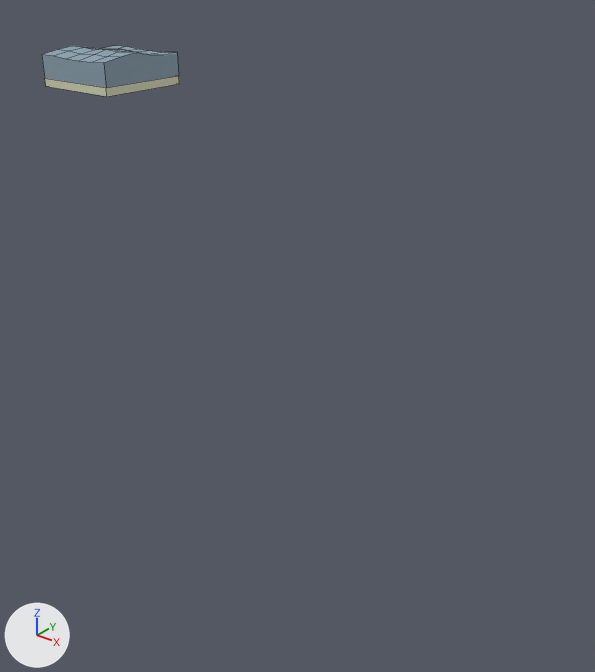
Two versions of the FBX model Assets/Models/Море темное.fbx, one commit apart.
Before and after are seen from a 50 mm lens placed at (0.0358, -0.0687, 0.0589), pointed at (-0.0402, 0.0263, 0.0). Lighting does not change. The marker at lower left points along +X, +Y and +Z. Mesh edges are drawn as thin lines.

Names of what the first picture shows: 'база_темное_море'.
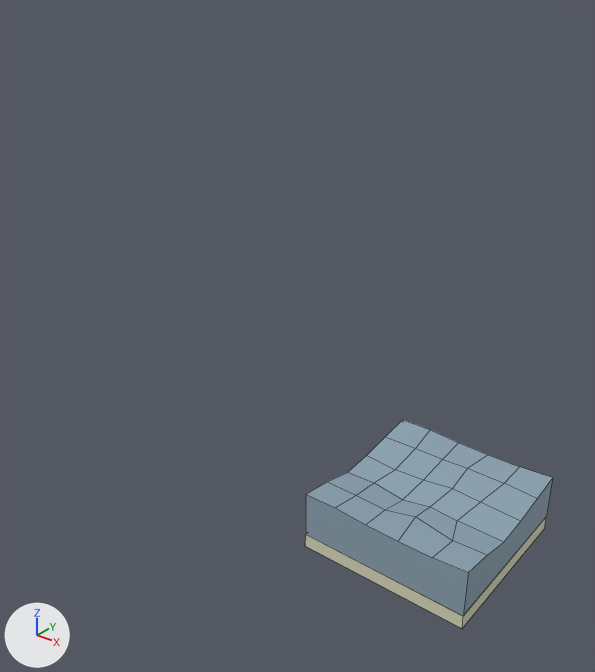
The newer file adds a shape key; the second version is drawn at full value of the shape key 'фаза750_свет1' of 'DarktSea', and the change is written as the vertex moves it makes.

Location of each change, (x1, y1, x2, y2) in pixels of the pictures (595 x 672 px; the box of a moved part takes in the faces that stretch with it):
```json
{"object": "база_темное_море", "change": "reshaped, moved, turned, rescaled", "before": [42, 46, 179, 97], "after": [305, 420, 553, 628]}
{"part": 1, "of": "me_mesh", "change": "moved or reshaped", "before": [78, 46, 147, 55], "after": [348, 449, 521, 542]}
{"part": 2, "of": "me_mesh", "change": "moved or reshaped", "before": [42, 46, 133, 63], "after": [306, 472, 504, 573]}
{"part": 3, "of": "me_mesh", "change": "moved or reshaped", "before": [42, 47, 164, 88], "after": [306, 430, 519, 616]}
```

The change, as JSON lines over the scene's bpy script:
```json
{"block": "me_mesh", "where": "# used by ob_база_темное_море; location = (-0.11, 0.05, 0.0337); rotation_euler = (1.571, 0.0, 0.0), in degrees (90, 0, 0); scale = (0.01, 0.01, 0.01)"}
{"op": "remove", "block": "me_mesh", "code": "me_mesh.from_pydata(...)  # 48 vertices, 36 faces; spans x -1.0..1.0, y -0.38..0.39, z -1.0..1.0"}
{"op": "add", "block": "me_mesh", "code": "me_mesh.from_pydata(...)  # 48 vertices, 36 faces; spans x -1.0..1.0, y -0.38..0.36, z -1.0..1.0"}
{"block": "me_mesh", "change": "me_mesh part 1: all 6 vertices in x -1.0..1.0, y 0.31..0.36, z -0.2..-0.14 are moved by (0.0, -0.08, 0.0)"}
{"block": "me_mesh", "change": "me_mesh part 2: all 6 vertices in x -1.0..1.0, y 0.31..0.34, z 0.48..0.6 are moved by (0.0, -0.05, 0.0)"}
{"block": "me_mesh", "change": "me_mesh part 3: 16 of the vertices in x -1.0..1.0, y 0.24..0.28, z -1.0..1.0 are moved by (0.0, 0.07, 0.0)"}
{"op": "set", "path": "ob_база_темное_море.rotation_euler", "old": "(1.571, 0.0, 0.0)", "new": "(0.0, 0.0, 0.0)", "note": "degrees (90, 0, 0) -> degrees (0, 0, 0)"}
{"op": "set", "path": "ob_база_темное_море.scale", "old": "(0.01, 0.01, 0.01)", "new": "(1.0, 1.0, 1.0)"}
{"op": "add", "block": "ob_база_темное_море", "code": "ob_база_темное_море.parent = ob_darksea__container"}
{"op": "set", "path": "ob_база_темное_море.location", "old": "(-0.11, 0.05, 0.0337)", "new": "(0.0, 0.0, 0.0)"}
{"op": "add", "block": "ob_darksea__container", "code": ["ob_darksea__container = bpy.data.objects.new('DarkSea__container', None)", "ob_darksea__container.location = (0.0, 0.0, 0.0)", "ob_darksea__container.rotation_euler = (1.571, 0.0, 0.0)  # degrees (90, 0, 0)", "ob_darksea__container.scale = (0.01, 0.01, 0.01)"]}
```
